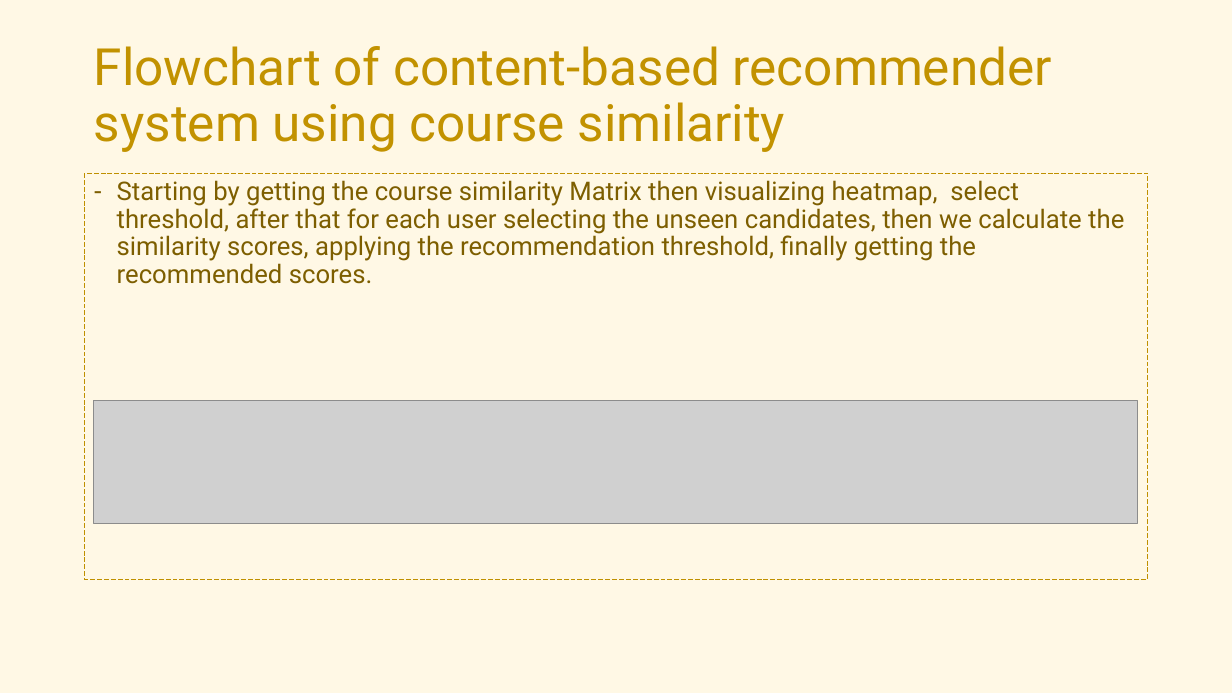
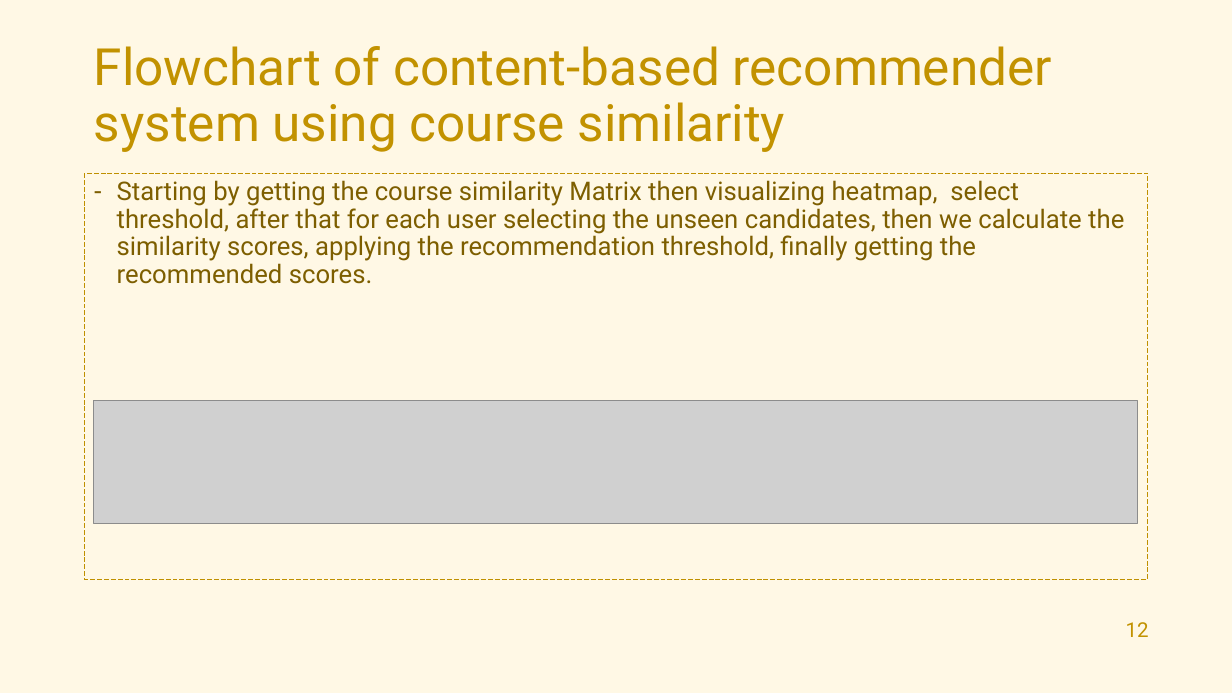
Before and after one commit to sahersoufan/IBM-Machine-Learning, a slide deck: slide 12 of Machine Learning Capstone/IBM Machine Learning Capstone - Recommendation System POC.pptx. Drawn at 1232x693 pixels with LibreOffice and Linux fonts; fonts in the diff are those of the drawing; grey boxes stand for pictures. Boxes give left, top, right and bottom in pixels: in the first picture for what was removed or moved away, otherwise in the second. Text is boxed around its words. In the diff, an @@ line names an element or a change of style, - is before the commit and + after.

```diff
--- a/Machine Learning Capstone/IBM Machine Learning Capstone - Recommendation System POC.pptx
+++ b/Machine Learning Capstone/IBM Machine Learning Capstone - Recommendation System POC.pptx
@@ page number added at (1126, 622, 1149, 637), 16 pt, text #C29200 @@
+12
```
Also in this commit, not shown: 23 other slides changed.
